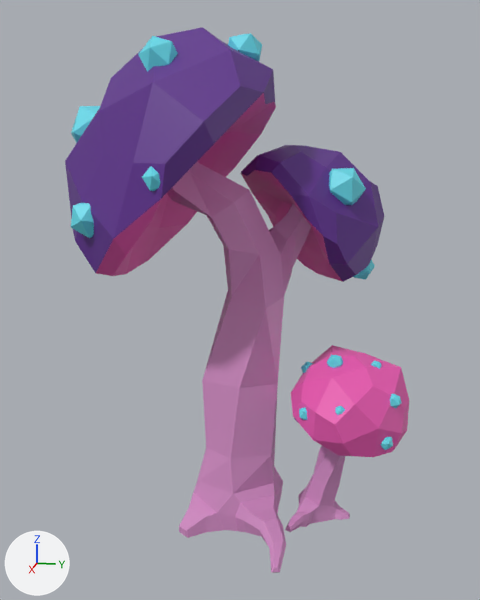
The FBX model Assets/Models/Environment/Vegetation/Mushroom Biome 02/Mushroom_Tree_03.fbx as it was, and as the next commit left it.
Rendered twice from a 50 mm camera at (5.6, -7.78, 3.4) aimed at (-0.1, -8.92, 1.98). Every picture has the same lights, and +X, +Y and +Z are marked at lower left. Where no turn or scale is listed for an object, it has been applied to the vertices.

The first picture shows 'Mushroom_Tree_3'.
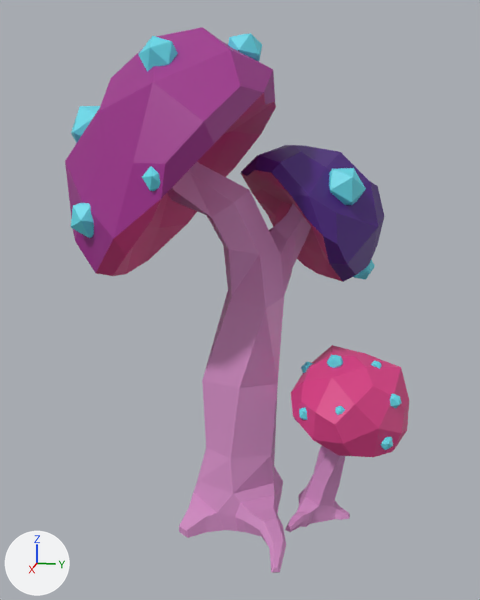
The newer file is also turned or shifted as a whole; pictures and numbers use the older file's frame.

Location of each change, (x1, y1, x2, y2) in pixels of the pictures (480 x 600 px):
'Mushroom_Tree_3', surface changed: (65, 27, 409, 458) in both
part 1 of me_mesh, surface changed: (65, 27, 384, 422) in both

Diff of the bpy script that builds the scene:
```diff
--- a/Assets/Models/Environment/Vegetation/Mushroom Biome 02/Mushroom_Tree_03.fbx.py
+++ b/Assets/Models/Environment/Vegetation/Mushroom Biome 02/Mushroom_Tree_03.fbx.py
@@ img_mushroom_biome_basemap08_png @@
+img_mushroom_biome_basemap08_png = load_image('Mushroom_Biome_BaseMap08.png', '../../../../Textures/Vegetation/All_Mushroom_Biome_Textures/Mushroom_Biome_BaseMap08.png', 2048, 2048, 'sRGB')
@@ mat_all_environment_mat @@
 mat_all_environment_mat = principled_material('All_Environment_Mat')
-mat_all_environment_mat.texture = img_mushroom_biome_basemap02_png
+mat_all_environment_mat.texture = img_mushroom_biome_basemap08_png
@@ me_mesh @@
 me_mesh.from_pydata(...)  # 657 vertices, 695 faces; spans x -1.16..1.16, y -1.65..1.52, z -0.03..4.22
 # used by ob_mushroom_tree_3; location = (-0.119, -8.922, 0.013)
+# me_mesh part 1: texture (UV) coordinates of 100 of 695 faces, centred in x -1.12..1.08, y -1.54..1.35, z 0.88..4.18, changed; they spanned u 0.01..0.49, v 0.01..0.24 and now span u 0.01..0.47, v 0.02..0.24
 me_mesh.materials.append(mat_all_environment_mat)
```
